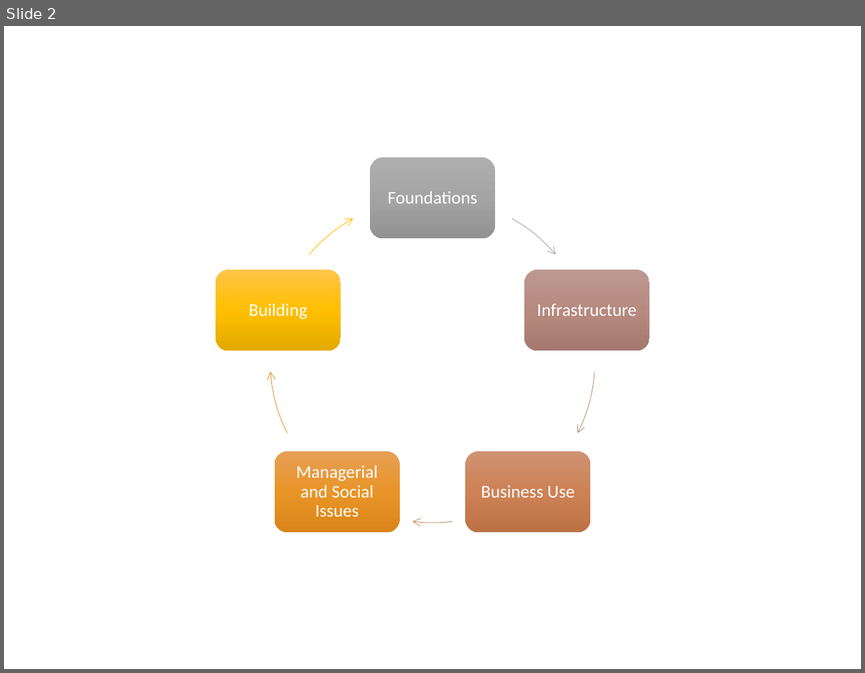
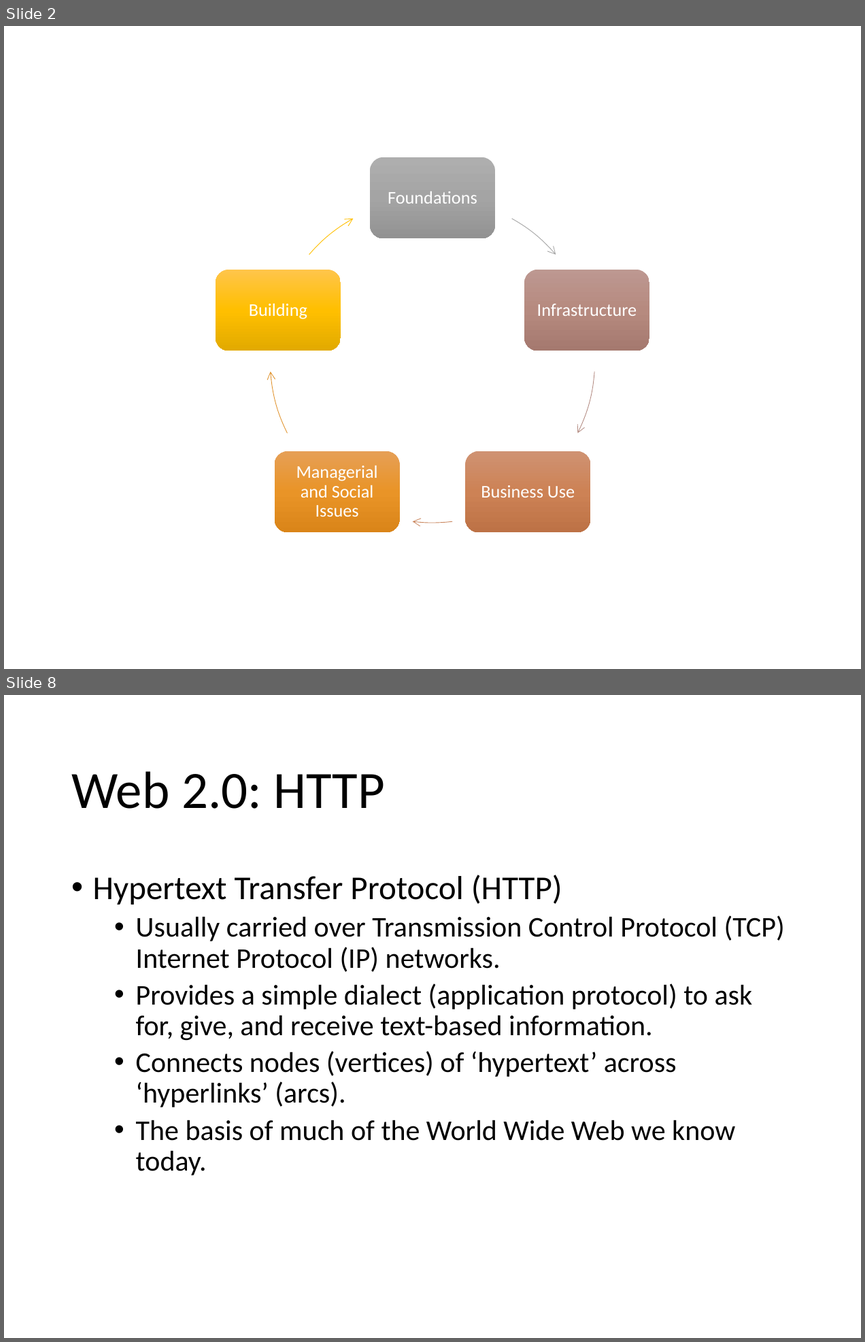
Before and after one commit to colinbellCA/1161.cs330-uwaterloo-sematic_analytics, a slide deck: 1161.cs330-social_graphs_and_semantic_analytics.pptx. Shown one above the other, each under a label of ours: slide 2 before the commit, slides 2 and 8 after it; the slides between them are not shown. The pictures are 865x673 and 865x1342 pixels, drawn with LibreOffice and Linux fonts; fonts in the diff are those of the drawing. Boxes give left, top, right and bottom in pixels: in the first picture for what was removed or moved away, otherwise in the second. Text is boxed around its words. In the diff, an @@ line names an element or a change of style, - is before the commit and + after.

```diff
--- a/1161.cs330-social_graphs_and_semantic_analytics.pptx
+++ b/1161.cs330-social_graphs_and_semantic_analytics.pptx
@@ slide 8 added at (4,695,861,1338), background #FFFFFF @@
@@ title added at (71,771,385,809), 44 pt, text #000000 @@
+Web 2.0: HTTP
@@ text added at (93,875,785,1175), 24 pt, text #000000 @@
+• Hypertext Transfer Protocol (HTTP)
+  • Usually carried over Transmission Control Protocol (TCP) Internet Protocol (IP) networks.
+  • Provides a simple dialect (application protocol) to ask for, give, and receive text-based information.
+  • Connects nodes (vertices) of ‘hypertext’ across ‘hyperlinks’ (arcs).
+  • The basis of much of the World Wide Web we know today.
```
Also in this commit, not shown: 2 slides changed, 12 other slides added, 1 other file.
